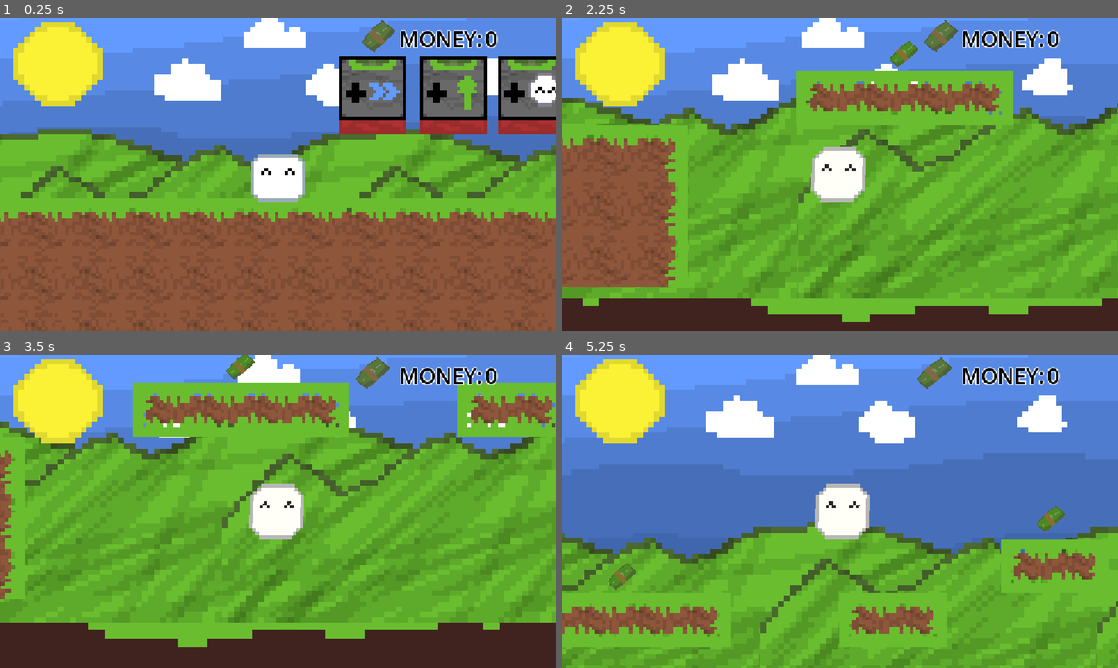
Above: before the commit, frames 1-4 (two rows, left to right).
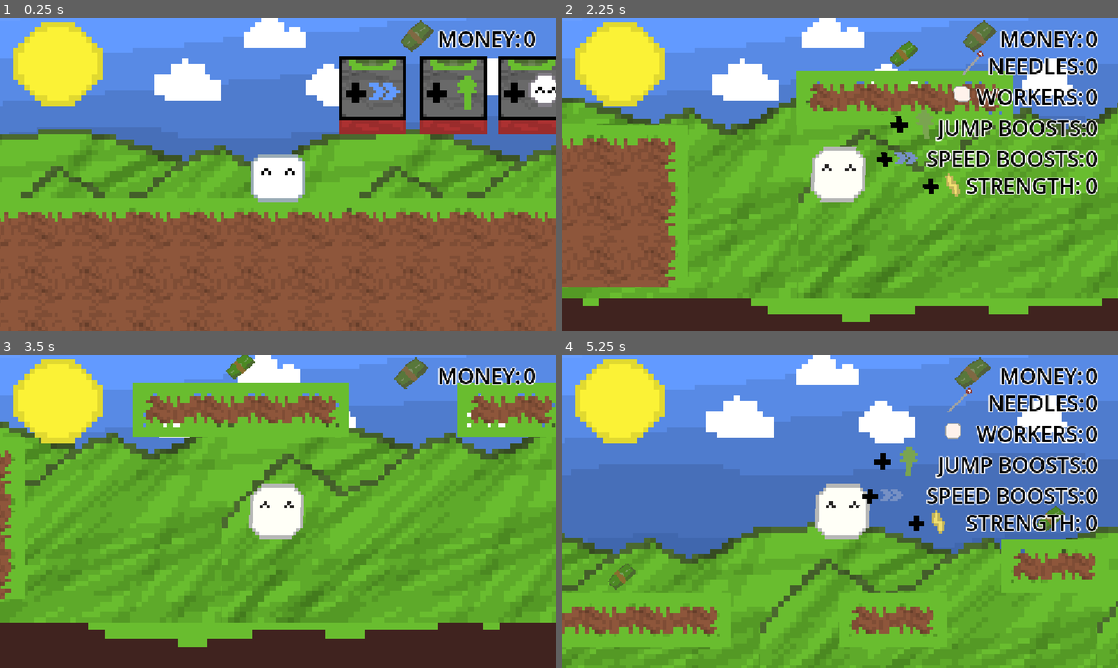
Above: after the commit, the same moments.

Repository: leolevd/Haven-Lisbon-2026
Game: Godot game, scene res://main.tscn
Same seed, same stepped clock (60 frames per second), same inputs: the game is played once before the commit and once after it.
Inputs:
- Up to frame 1 (0.25 s): no input
- Up to frame 2 (2.25 s): hold Shift (showstats, bound only after the commit) 0.53-1.28 s; hold D (right) 0.53-2.03 s; tap W (jump) at 0.77, 0.8, 1.07, 1.35, 1.52, 1.82 s; tap Shift (showstats, bound only after the commit) at 1.55 s; hold A (left) from 2.03 s (still down); hold Shift (showstats, bound only after the commit) from 2.03 s (still down)
- Up to frame 3 (3.5 s): tap W (jump) at 2.3, 3.02, 3.32 s; release A (left) at 2.78 s; release Shift (showstats, bound only after the commit) at 2.78 s; hold D (right) from 2.78 s (still down); tap Shift (showstats, bound only after the commit) at 2.85 s
- Up to frame 4 (5.25 s): tap W (jump) at 3.6, 3.77, 4.07, 4.52, 4.82 s; release D (right) at 4.28 s; hold A (left) 4.28-5.03 s; tap Shift (showstats, bound only after the commit) at 4.35 s; hold D (right) from 5.03 s (still down); hold Shift (showstats, bound only after the commit) from 5.03 s (still down)

The runs differ from the first frame. In frame 1, 1.5% of the frame differs, in the area x 65-97%, y 0-11%; in frame 2, 7.3%; in frame 3, 1.5%; in frame 4, 7.3%, in the area x 54-97%, y 0-58%.

Commit message:
meow

Diff:
--- a/haystack.gd
+++ b/haystack.gd
@@ -13,7 +13,7 @@
 		timer += delta
 	else:
 		timer = 0
-		hayleft -= clonesthere * strength
+		hayleft -= clonesthere * strength / 2
 
 	var state = max((6 if hayleft <= 0 else ((hayleft / (500/7)) - 6) * -1), 0)
 	$Sprite2D.frame = state
--- /dev/null
+++ b/heaven.tscn
@@ -0,0 +1,3 @@
+[gd_scene format=3 uid="uid://dfntt5b175jfk"]
+
+[node name="heaven" type="Node2D" unique_id=2102242882]
--- a/main.tscn
+++ b/main.tscn
@@ -116,9 +116,10 @@
 
 [node name="main" type="Node2D" unique_id=1024408130]
 
-[node name="player" parent="." unique_id=1069588700 instance=ExtResource("5_lquwl")]
+[node name="player" parent="." unique_id=1069588700 node_paths=PackedStringArray("haystack") instance=ExtResource("5_lquwl")]
 z_index = 100
 position = Vector2(-98, 0)
+haystack = NodePath("../haystack")
 
 [node name="ParallaxBG" type="Node2D" parent="." unique_id=1156140690]
 z_index = -400
--- a/player.gd
+++ b/player.gd
@@ -1,19 +1,21 @@
 extends CharacterBody2D
 
 # Useful things
-@onready var label_2: Label = $CanvasLayer/HUD/Label2
+@onready var everything_else: Control = $CanvasLayer/HUD/Everything_else
+@onready var label_2: Label = $CanvasLayer/HUD/Money/Label2
 @onready var animated_sprite_2d: AnimatedSprite2D = $AnimatedSprite2D
 @export var GRAVITY = 980.0
 @export var SPEED = 200.0
 @export var JUMP_VELOCITY = -300.0
 @export var DASH_RELOAD = 0.6
 @export var DASH_SPEED = 600.0
-
-
+@export var haystack: Node2D
+var jump_boosts = 0
+var speed_boosts = 0
 var dash_timer = 0.0
 var jumping = false
 var wobbling = false
-
+var needles = 0
 var money = 0
 
 
@@ -28,6 +30,14 @@
 	animated_sprite_2d.material = null
 func _physics_process(delta: float) -> void:
 	label_2.text = str(money)
+	if Input.is_action_pressed("showstats"):
+		everything_else.visible = true
+	else:
+		everything_else.visible = false
+	$CanvasLayer/HUD/Everything_else/workers/Label2.text = str(haystack.clonesthere)
+	$CanvasLayer/HUD/Everything_else/jump_boosts/Label2.text = str(jump_boosts)
+	$CanvasLayer/HUD/Everything_else/speed_boosts/Label2.text = str(speed_boosts)
+	$CanvasLayer/HUD/Everything_else/needles/Label2.text = str(needles)
 	# Add the gravity.
 	if not is_on_floor():
 		velocity += Vector2(0, GRAVITY) * delta
--- a/player.tscn
+++ b/player.tscn
@@ -4,6 +4,9 @@
 [ext_resource type="Script" uid="uid://cx1bpmqwlpeqh" path="res://player.gd" id="1_onrkg"]
 [ext_resource type="Texture2D" uid="uid://c8wnbv1seoiqr" path="res://haven-maneyyyy.png" id="3_i3pqv"]
 [ext_resource type="Shader" uid="uid://b8ovytp1gecjr" path="res://wobbly.gdshader" id="4_sweqy"]
+[ext_resource type="Texture2D" uid="uid://cqxt8oegr8dsa" path="res://haven-needle.png" id="5_1jxqw"]
+[ext_resource type="Texture2D" uid="uid://b8ui3xqrdqe2s" path="res://have-lilhelper.png" id="5_2hs0m"]
+[ext_resource type="Texture2D" uid="uid://orwwrgftkr1" path="res://haven-upgrade-types.png" id="6_1jxqw"]
 
 [sub_resource type="AtlasTexture" id="AtlasTexture_onrkg"]
 atlas = ExtResource("1_4flbx")
@@ -129,10 +132,16 @@
 [node name="HUD" type="Control" parent="CanvasLayer" unique_id=6077218]
 layout_mode = 3
 anchors_preset = 0
-offset_right = 40.0
+offset_left = 80.0
+offset_right = 120.0
 offset_bottom = 40.0
 
-[node name="Label" type="Label" parent="CanvasLayer/HUD" unique_id=620511124]
+[node name="Money" type="Control" parent="CanvasLayer/HUD" unique_id=493815659]
+anchors_preset = 0
+offset_right = 40.0
+offset_bottom = 40.0
+
+[node name="Label" type="Label" parent="CanvasLayer/HUD/Money" unique_id=620511124]
 layout_mode = 0
 offset_left = 827.0
 offset_top = 12.0
@@ -141,18 +150,185 @@
 text = "MONEY:"
 label_settings = SubResource("LabelSettings_onrkg")
 
-[node name="Label2" type="Label" parent="CanvasLayer/HUD" unique_id=449941196]
-layout_mode = 0
-offset_left = 1005.0
-offset_top = 12.0
-offset_right = 1151.0
-offset_bottom = 191.0
-text = "0
-"
-label_settings = SubResource("LabelSettings_tsws6")
-
-[node name="Sprite2D2" type="Sprite2D" parent="CanvasLayer/HUD" unique_id=893146581]
+[node name="Label2" type="Label" parent="CanvasLayer/HUD/Money" unique_id=449941196]
+layout_mode = 0
+offset_left = 1005.0
+offset_top = 12.0
+offset_right = 1151.0
+offset_bottom = 191.0
+text = "0
+"
+label_settings = SubResource("LabelSettings_tsws6")
+
+[node name="Sprite2D2" type="Sprite2D" parent="CanvasLayer/HUD/Money" unique_id=893146581]
 material = SubResource("ShaderMaterial_tsws6")
 position = Vector2(780, 37)
 scale = Vector2(2.125, 2.125)
 texture = ExtResource("3_i3pqv")
+
+[node name="Everything_else" type="Control" parent="CanvasLayer/HUD" unique_id=2112699374]
+visible = false
+anchors_preset = 0
+offset_right = 40.0
+offset_bottom = 40.0
+
+[node name="needles" type="Control" parent="CanvasLayer/HUD/Everything_else" unique_id=769927290]
+anchors_preset = 0
+offset_top = 56.0
+offset_right = 40.0
+offset_bottom = 96.0
+
+[node name="Label" type="Label" parent="CanvasLayer/HUD/Everything_else/needles" unique_id=550497405]
+layout_mode = 0
+offset_left = 802.0
+offset_top = 12.0
+offset_right = 1090.0
+offset_bottom = 135.0
+text = "NEEDLES:"
+label_settings = SubResource("LabelSettings_onrkg")
+
+[node name="Label2" type="Label" parent="CanvasLayer/HUD/Everything_else/needles" unique_id=2013672122]
+layout_mode = 0
+offset_left = 1005.0
+offset_top = 12.0
+offset_right = 1151.0
+offset_bottom = 191.0
+text = "0
+"
+label_settings = SubResource("LabelSettings_tsws6")
+
+[node name="Sprite2D2" type="Sprite2D" parent="CanvasLayer/HUD/Everything_else/needles" unique_id=1171019867]
+material = SubResource("ShaderMaterial_tsws6")
+position = Vector2(758, 37.999992)
+scale = Vector2(3.125001, 3.125001)
+texture = ExtResource("5_1jxqw")
+
+[node name="workers" type="Control" parent="CanvasLayer/HUD/Everything_else" unique_id=814713987]
+anchors_preset = 0
+offset_top = 120.0
+offset_right = 40.0
+offset_bottom = 160.0
+
+[node name="Label" type="Label" parent="CanvasLayer/HUD/Everything_else/workers" unique_id=444592356]
+layout_mode = 0
+offset_left = 779.0
+offset_top = 12.0
+offset_right = 1067.0
+offset_bottom = 135.0
+text = "WORKERS:"
+label_settings = SubResource("LabelSettings_onrkg")
+
+[node name="Label2" type="Label" parent="CanvasLayer/HUD/Everything_else/workers" unique_id=929871833]
+layout_mode = 0
+offset_left = 1005.0
+offset_top = 12.0
+offset_right = 1151.0
+offset_bottom = 191.0
+text = "0
+"
+label_settings = SubResource("LabelSettings_tsws6")
+
+[node name="Sprite2D2" type="Sprite2D" parent="CanvasLayer/HUD/Everything_else/workers" unique_id=1291390819]
+material = SubResource("ShaderMaterial_tsws6")
+position = Vector2(740, 37.000008)
+scale = Vector2(2.125, 2.125)
+texture = ExtResource("5_2hs0m")
+
+[node name="jump_boosts" type="Control" parent="CanvasLayer/HUD/Everything_else" unique_id=870358258]
+anchors_preset = 0
+offset_top = 184.0
+offset_right = 40.0
+offset_bottom = 224.0
+
+[node name="Label" type="Label" parent="CanvasLayer/HUD/Everything_else/jump_boosts" unique_id=187538255]
+layout_mode = 0
+offset_left = 699.0
+offset_top = 12.0
+offset_right = 1007.0
+offset_bottom = 135.0
+text = "JUMP BOOSTS:"
+label_settings = SubResource("LabelSettings_onrkg")
+
+[node name="Label2" type="Label" parent="CanvasLayer/HUD/Everything_else/jump_boosts" unique_id=995039451]
+layout_mode = 0
+offset_left = 1005.0
+offset_top = 12.0
+offset_right = 1151.0
+offset_bottom = 191.0
+text = "0
+"
+label_settings = SubResource("LabelSettings_tsws6")
+
+[node name="Sprite2D2" type="Sprite2D" parent="CanvasLayer/HUD/Everything_else/jump_boosts" unique_id=1121163721]
+material = SubResource("ShaderMaterial_tsws6")
+position = Vector2(634, 67)
+scale = Vector2(5.9999995, 5.9999995)
+texture = ExtResource("6_1jxqw")
+hframes = 4
+frame = 1
+
+[node name="speed_boosts" type="Control" parent="CanvasLayer/HUD/Everything_else" unique_id=1980706541]
+anchors_preset = 0
+offset_top = 248.0
+offset_right = 40.0
+offset_bottom = 288.0
+
+[node name="Label" type="Label" parent="CanvasLayer/HUD/Everything_else/speed_boosts" unique_id=891031531]
+layout_mode = 0
+offset_left = 675.0
+offset_top = 12.0
+offset_right = 1003.0
+offset_bottom = 135.0
+text = "SPEED BOOSTS:"
+label_settings = SubResource("LabelSettings_onrkg")
+
+[node name="Label2" type="Label" parent="CanvasLayer/HUD/Everything_else/speed_boosts" unique_id=606680710]
+layout_mode = 0
+offset_left = 1005.0
+offset_top = 12.0
+offset_right = 1151.0
+offset_bottom = 191.0
+text = "0
+"
+label_settings = SubResource("LabelSettings_tsws6")
+
+[node name="Sprite2D2" type="Sprite2D" parent="CanvasLayer/HUD/Everything_else/speed_boosts" unique_id=1829168514]
+material = SubResource("ShaderMaterial_tsws6")
+position = Vector2(602, 70.99999)
+scale = Vector2(5.3125, 5.3125)
+texture = ExtResource("6_1jxqw")
+hframes = 4
+frame = 2
+
+[node name="strength_boosts" type="Control" parent="CanvasLayer/HUD/Everything_else" unique_id=1669621731]
+anchors_preset = 0
+offset_top = 304.0
+offset_right = 40.0
+offset_bottom = 344.0
+
+[node name="Label" type="Label" parent="CanvasLayer/HUD/Everything_else/strength_boosts" unique_id=1582812049]
+layout_mode = 0
+offset_left = 757.0
+offset_top = 12.0
+offset_right = 1000.0
+offset_bottom = 135.0
+text = "STRENGTH:"
+label_settings = SubResource("LabelSettings_onrkg")
+
+[node name="Label2" type="Label" parent="CanvasLayer/HUD/Everything_else/strength_boosts" unique_id=831776684]
+layout_mode = 0
+offset_left = 1005.0
+offset_top = 12.0
+offset_right = 1151.0
+offset_bottom = 191.0
+text = "0
+"
+label_settings = SubResource("LabelSettings_tsws6")
+
+[node name="Sprite2D2" type="Sprite2D" parent="CanvasLayer/HUD/Everything_else/strength_boosts" unique_id=1180458110]
+material = SubResource("ShaderMaterial_tsws6")
+position = Vector2(698, 71)
+scale = Vector2(5.3125, 5.3125)
+texture = ExtResource("6_1jxqw")
+hframes = 4
+frame = 3
--- a/project.godot
+++ b/project.godot
@@ -47,6 +47,12 @@
 , Object(InputEventKey,"resource_local_to_scene":false,"resource_name":"","device":-1,"window_id":0,"alt_pressed":false …(186 unchanged characters)…
 ]
 }
+showstats={
+"deadzone": 0.2,
+"events": [Object(InputEventKey,"resource_local_to_scene":false,"resource_name":"","device":-1,"window_id":0,"alt_pressed":false,"shift_pressed":false,"ctrl_pressed":false,"meta_pressed":false,"pressed":false,"keycode":0,"physical_keycode":4194325,"key_label":0,"unicode":0,"location":0,"echo":false,"script":null)
+, Object(InputEventKey,"resource_local_to_scene":false,"resource_name":"","device":-1,"window_id":0,"alt_pressed":false,"shift_pressed":false,"ctrl_pressed":false,"meta_pressed":false,"pressed":false,"keycode":0,"physical_keycode":4194306,"key_label":0,"unicode":0,"location":0,"echo":false,"script":null)
+]
+}
 
 [physics]
 
--- a/upgrade.gd
+++ b/upgrade.gd
@@ -21,15 +21,17 @@
 						haystack.createclone()
 						cost_clones += 3
 			1:
-				if body.money >= cost_jump:
-					body.JUMP_VELOCITY -= 30
+				if body.money >= cost_jump and body.jump_boosts < 2:
+					body.JUMP_VELOCITY -= 15
 					body.money -= cost_jump
+					body.jump_boosts += 1
 					cost_jump += 2
 
 			2:
-				if body.money >= cost_speed:
-					body.SPEED += 40
+				if body.money >= cost_speed and body.speed_boosts < 2:
+					body.SPEED += 20
 					body.money -= cost_speed
+					body.speed_boosts += 1
 					cost_speed += 2
 			3:
 				if body.money >= cost_strength:
Binary file added: Heavens_gate.png
Not shown, added: Heavens_gate.png.import
Binary file added: cloud.png
Not shown, added: cloud.png.import
Binary file added: haven-needle-gold.png
Not shown, added: haven-needle-gold.png.import
Binary file added: haven-needle.png
Not shown, added: haven-needle.png.import
